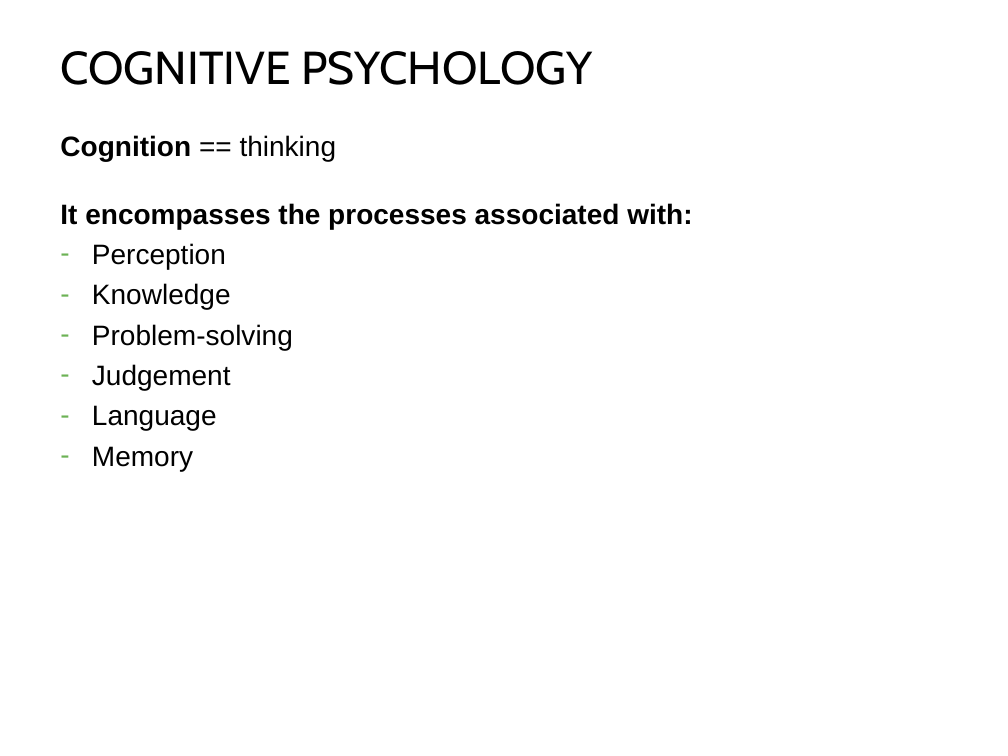
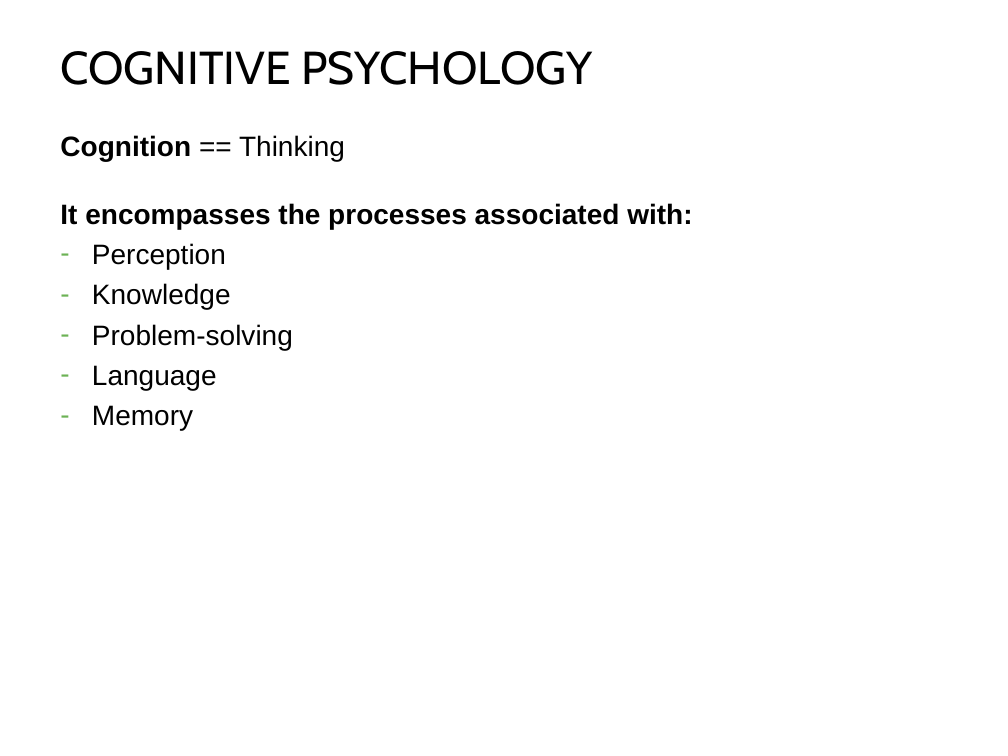
Before and after one commit to npm27/Teaching-Materials, a slide deck: slide 2 of Gen Psych II/Slides/7 Thinking and Intelligence.pptx. Drawn at 1008x756 pixels with LibreOffice and Linux fonts; fonts in the diff are those of the drawing. Boxes give left, top, right and bottom in pixels: in the first picture for what was removed or moved away, otherwise in the second. Text is boxed around its words. In the diff, an @@ line names an element or a change of style, - is before the commit and + after.

```diff
--- a/Gen Psych II/Slides/7 Thinking and Intelligence.pptx
+++ b/Gen Psych II/Slides/7 Thinking and Intelligence.pptx
@@ text at bbox=[60, 135, 345, 162]: text changed @@
-Cognition == thinking
+Cognition == Thinking
@@ text at bbox=[92, 364, 231, 390]: paragraph removed @@
-– Judgement
```
Also in this commit, not shown: 6 other slides changed, 2 slides added.
